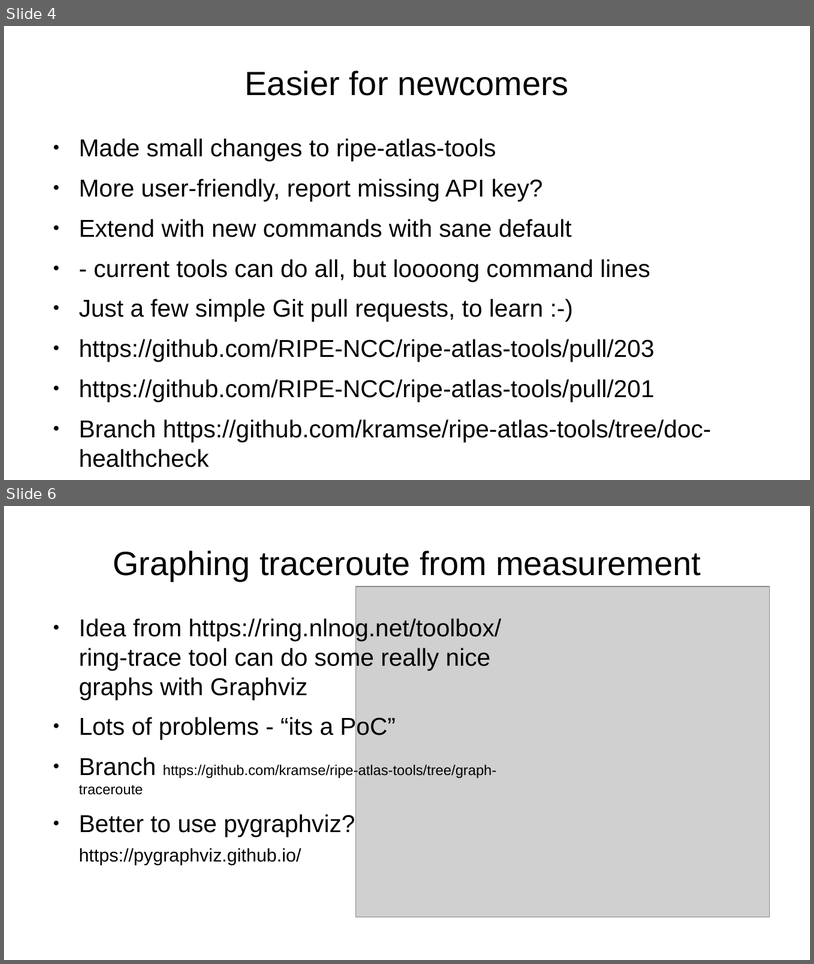
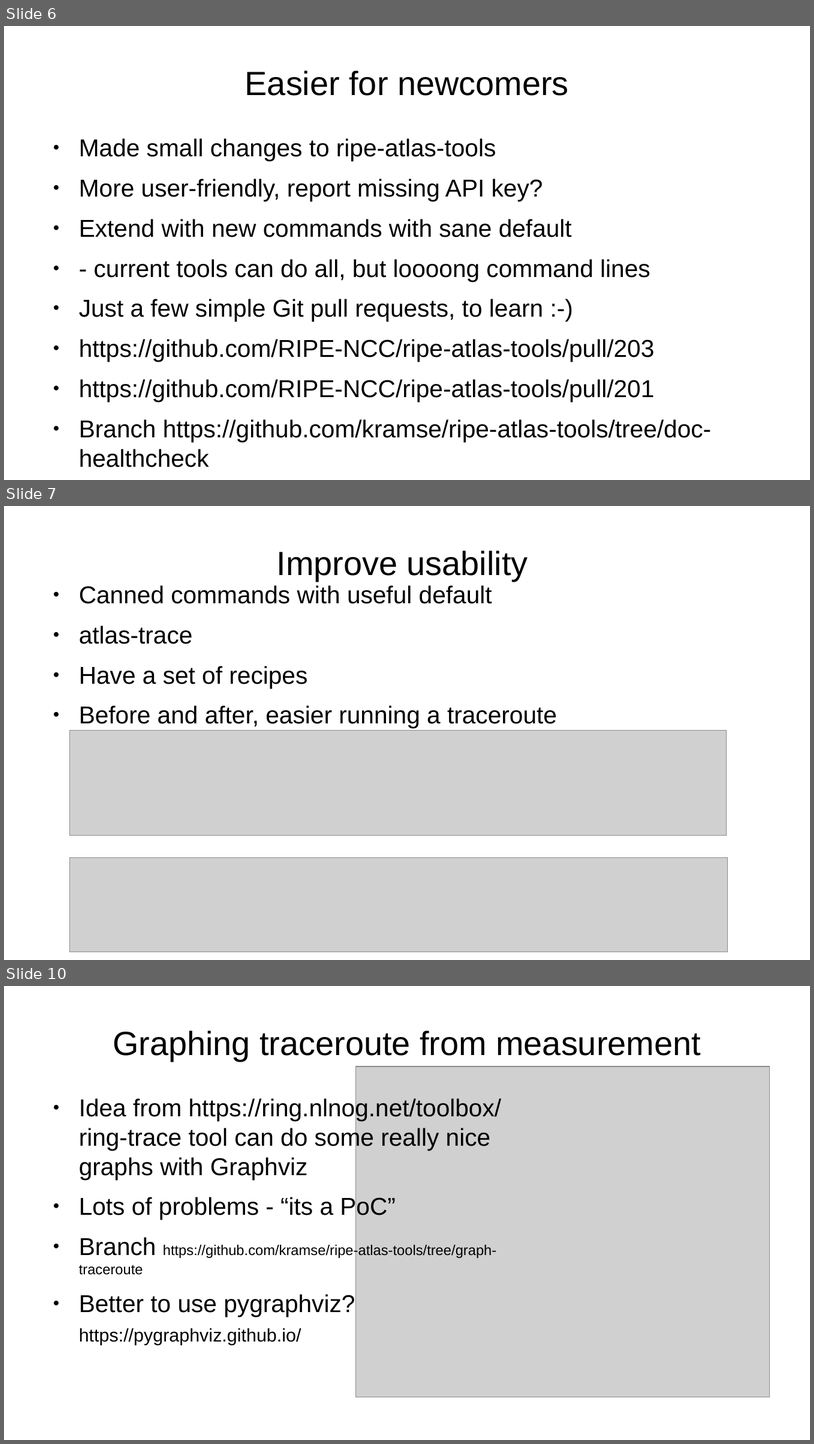
Before and after one commit to kramse/ripe-atlas-tools, a slide deck: ripe-hackdub18.odp. Shown one above the other, each under a label of ours: slides 4 and 6 before the commit, slides 6, 7 and 10 after it; the slides between them are not shown. The pictures are 814x964 and 814x1444 pixels, drawn with LibreOffice and Linux fonts; fonts in the diff are those of the drawing; grey boxes stand for pictures. Boxes give left, top, right and bottom in pixels: in the first picture for what was removed or moved away, otherwise in the second. Text is boxed around its words. In the diff, an @@ line names an element or a change of style, - is before the commit and + after.

```diff
--- a/ripe-hackdub18.odp
+++ b/ripe-hackdub18.odp
@@ slide 7 added at [4,506,810,960], background #FFFFFF @@
@@ title added at [277,550,528,581], 33 pt, text #000000 @@
+Improve usability
@@ text added at [79,585,557,728], 24 pt, text #000000 @@
+● Canned commands with useful default
+● atlas-trace
+● Have a set of recipes
+● Before and after, easier running a traceroute
@@ picture added at [70,730,727,835] @@
@@ picture added at [70,857,728,952] @@
@@ what was slide 4 is now slide 6 @@
@@ what was slide 6 is now slide 10 @@
```
Also in this commit, not shown: 1 slide changed, 3 other slides added, 1 other file.
